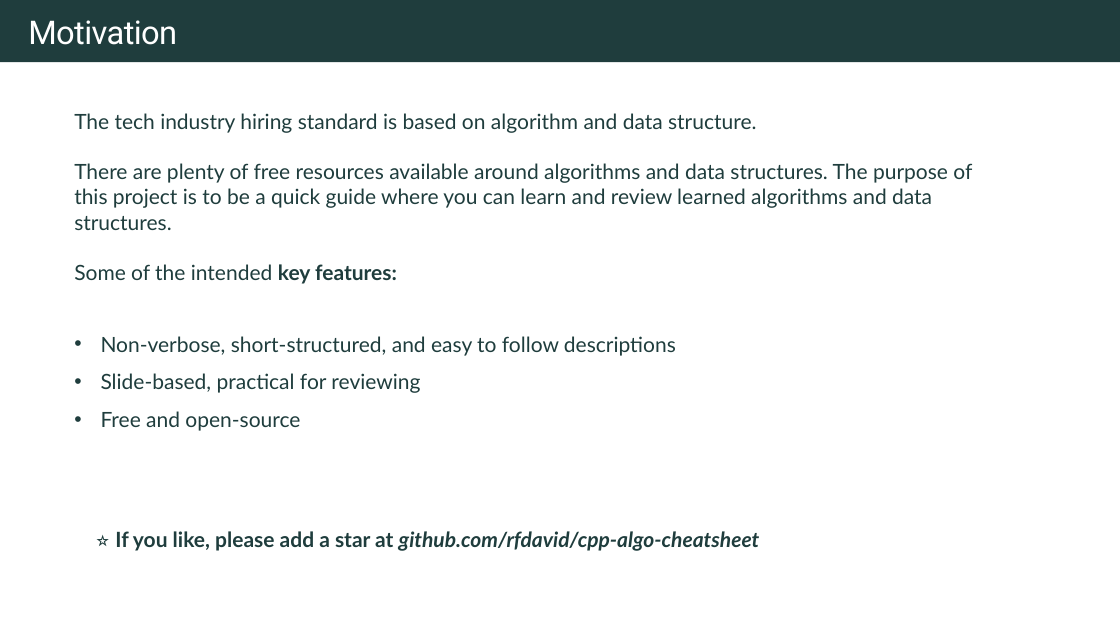
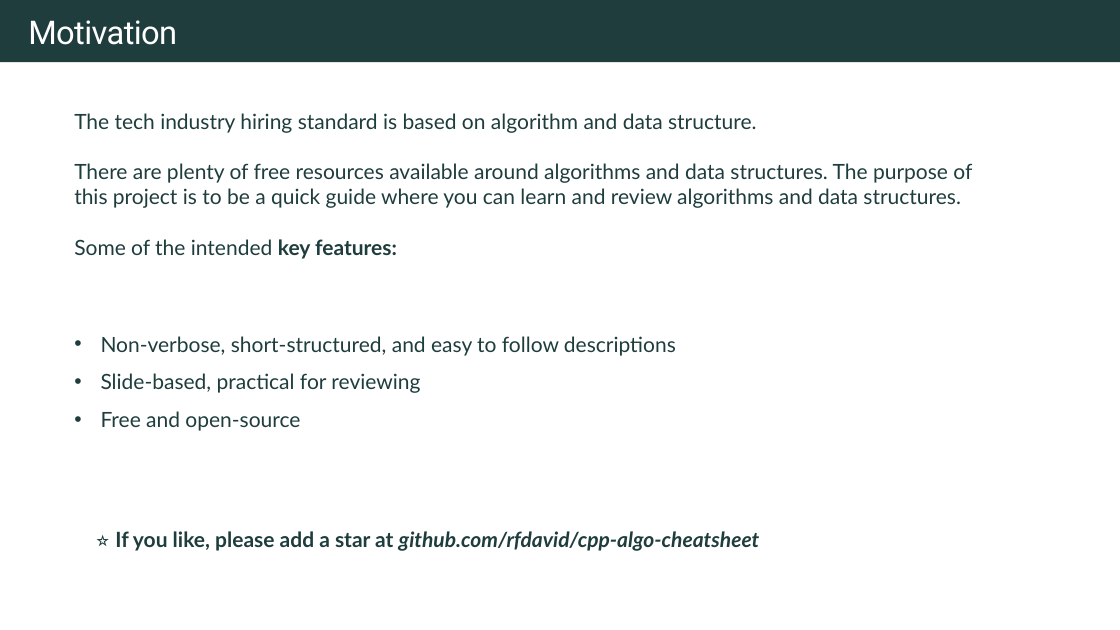
Before and after one commit to rfdavid/coding-interview-handbook-cpp, a slide deck: slide 3 of Algorithm and problem Solving Cheatsheet.pptm. Drawn at 1120x630 pixels with LibreOffice and Linux fonts; fonts in the diff are those of the drawing. Boxes give left, top, right and bottom in pixels: in the first picture for what was removed or moved away, otherwise in the second. Text is boxed around its words. In the diff, an @@ line names an element or a change of style, - is before the commit and + after.

```diff
--- a/Algorithm and problem Solving Cheatsheet.pptm
+++ b/Algorithm and problem Solving Cheatsheet.pptm
@@ text at (x1=74, y1=163, x2=972, y2=208): text changed @@
-There are plenty of free resources available around algorithms and data structures. The purpose of this project is to be a quick guide where you can learn and review learned algorithms and data structures.
+There are plenty of free resources available around algorithms and data structures. The purpose of this project is to be a quick guide where you can learn and review algorithms and data structures.
```
Also in this commit, not shown: 1 other slide changed, 6 slides added, 16 other files.
